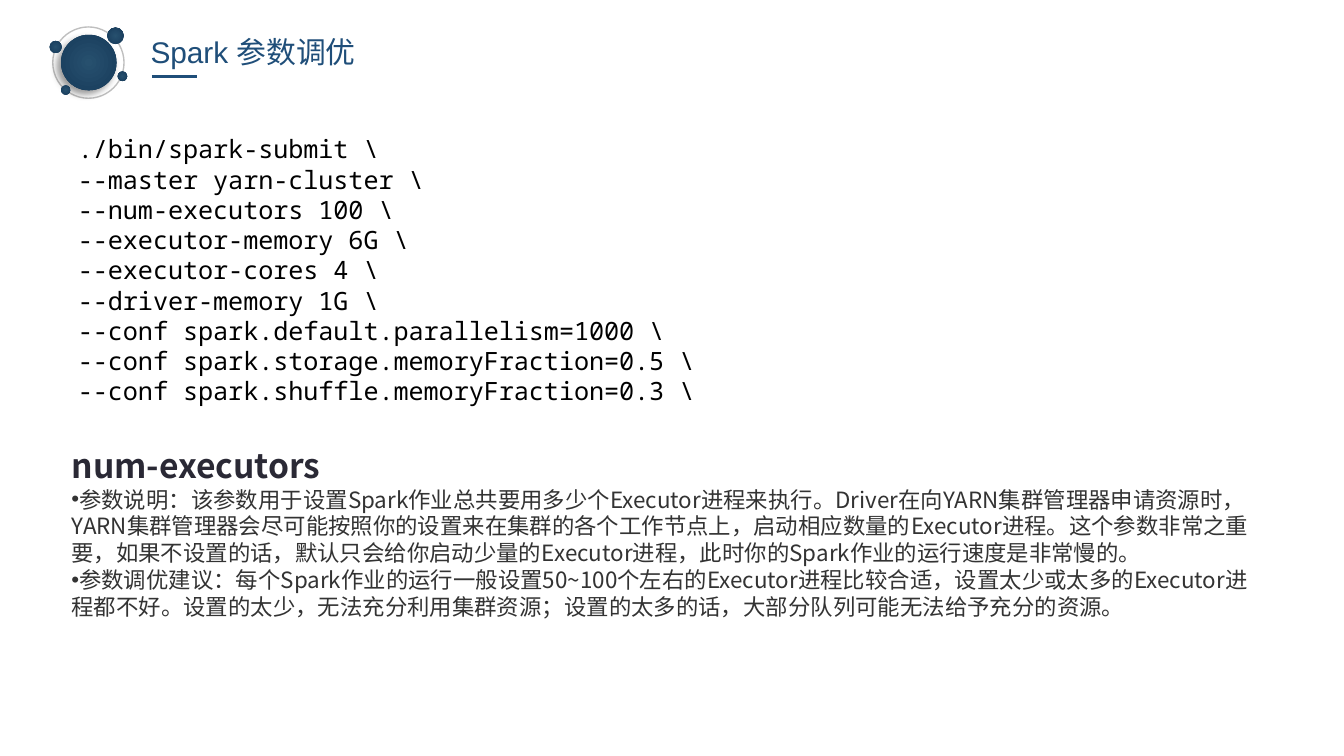
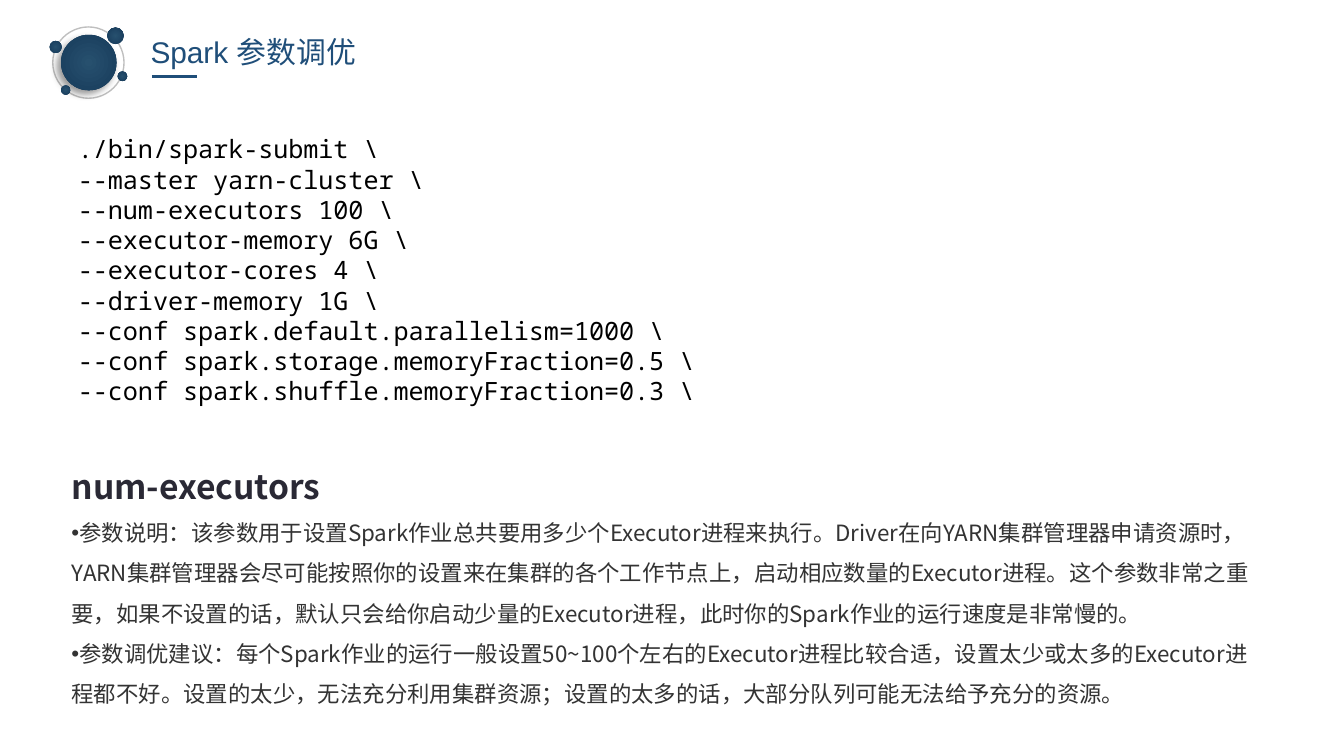
Before and after one commit to keagancoder/Spark-Handbook, a slide deck: slide 20 of Spark&& spark core.pptx. Drawn at 1344x756 pixels with LibreOffice and Linux fonts; fonts in the diff are those of the drawing; background and template pictures are left out. Boxes give left, top, right and bottom in pixels: in the first picture for what was removed or moved away, otherwise in the second. Text is boxed around its words. In the diff, an @@ line names an element or a change of style, - is before the commit and + after.

```diff
--- a/Spark&& spark core.pptx
+++ b/Spark&& spark core.pptx
@@ text "num-executors" at (71, 475, 1248, 706): line spacing 1 to 1.5 @@
```
Also in this commit, not shown: 10 other slides changed, 1 slide added, 1 slide removed.
